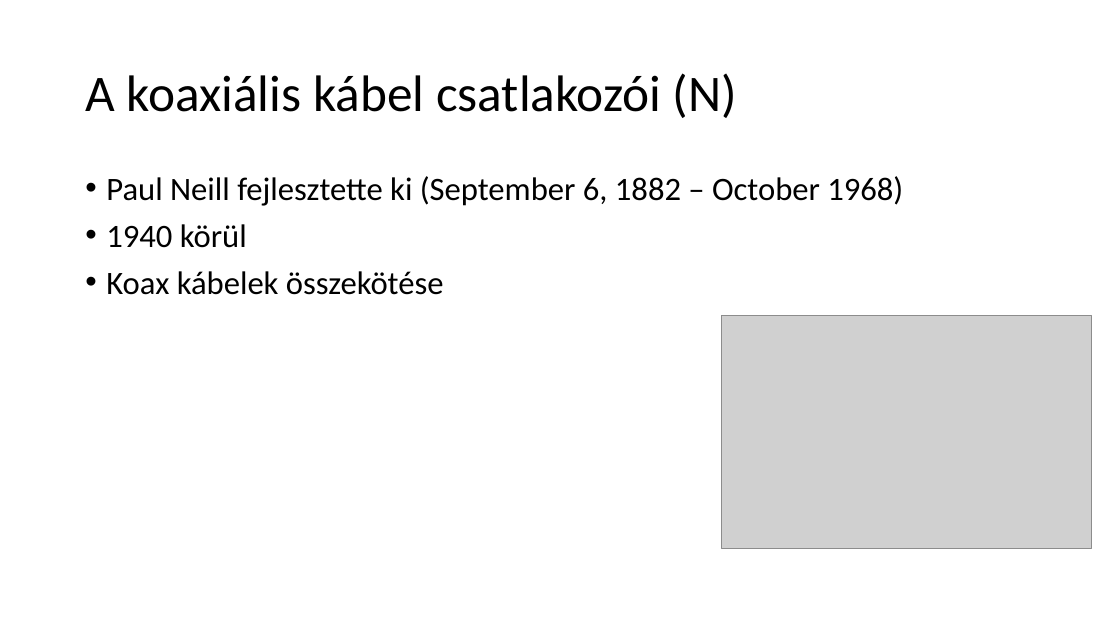
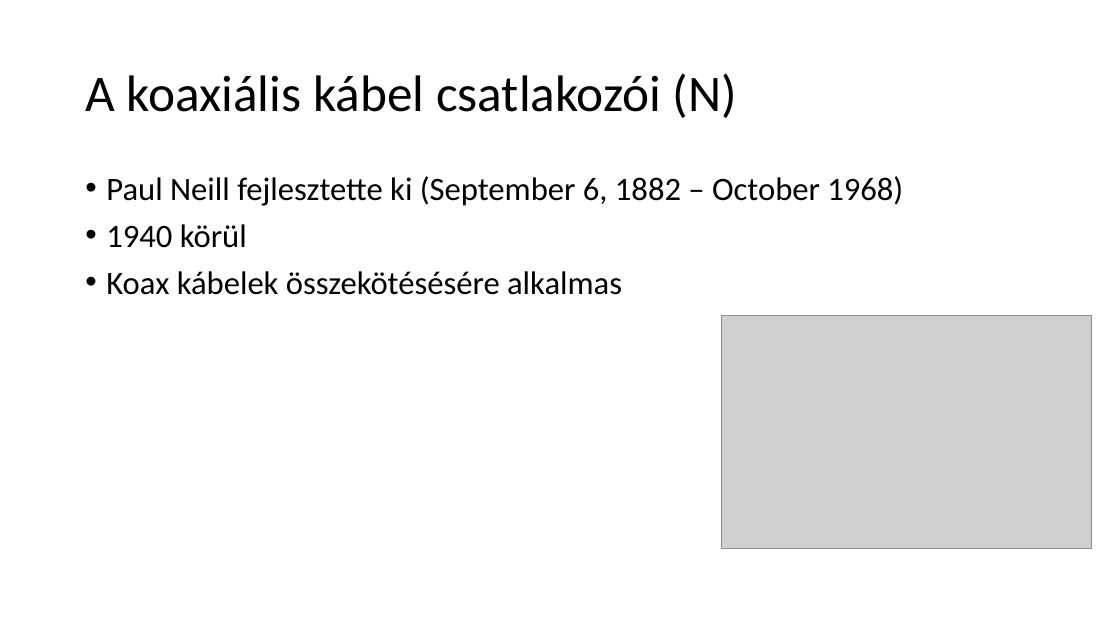
Before and after one commit to peterdaviid/Atviteli_kozeg_project, a slide deck: slide 9 of Vezetékes és vezeték nélküli átviteli közegek.pptx. Drawn at 1120x630 pixels with LibreOffice and Linux fonts; fonts in the diff are those of the drawing; grey boxes stand for pictures. Boxes give left, top, right and bottom in pixels: in the first picture for what was removed or moved away, otherwise in the second. Text is boxed around its words. In the diff, an @@ line names an element or a change of style, - is before the commit and + after.

Commit message:
Ppt készítés
Rafi: koaxiális kábel részt befejeztem, és az audio kábelt kezdtem el írni, történet, és a típusai-t kifejtettem
Szilárd: Szélessávú koaxiális kábel leírás, szélessávú rendszerek
Dávid: B E T E G

```diff
--- a/Vezetékes és vezeték nélküli átviteli közegek.pptx
+++ b/Vezetékes és vezeték nélküli átviteli közegek.pptx
@@ text at box(106, 271, 622, 295): text changed @@
-• Koax kábelek összekötése
+• Koax kábelek összekötésésére alkalmas
```
Also in this commit, not shown: 1 other slide changed, 4 slides added, 1 slide removed.
